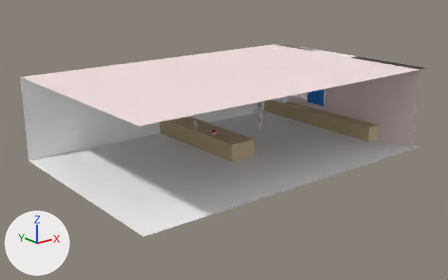
The FBX model CG17_Voyager/Assets/Graphics/Motion/cut/c_044/c_044.fbx: old version first, new version second.
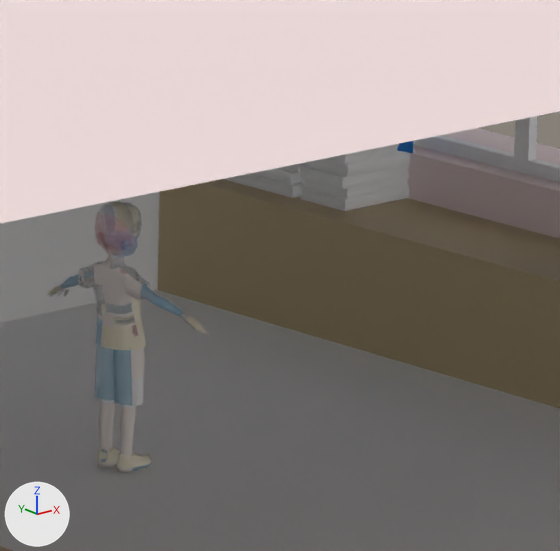
Old and new are each drawn whole from a 50 mm lens placed at (-12.39, -12.53, 5.65), pointed at (-2.13, 0.28, 0.52) and again close up on the part from 55% to 68% of the width and 29% to 49% of the height. Every picture has the same lights, and +X, +Y and +Z are marked at lower left. Where no turn or scale is listed for an object, it has been applied to the vertices.

The scene before the commit, as lines of its bpy script (objects in view):
```python
me_mesh = bpy.data.meshes.new('Mesh')
me_mesh.from_pydata(...)  # 2364 vertices, 2385 faces; spans x -0.057..0.144, y -0.321..0.339, z -0.002..0.886
# faces by material slot: [2369, 8, 8]
me_mesh.materials.append(mat_kanata_mat)
me_mesh.materials.append(mat_kanataeye_l_mat)
me_mesh.materials.append(mat_kanataeye_r_mat)
me_mesh_001 = bpy.data.meshes.new('Mesh.001')
me_mesh_001.from_pydata(...)  # 1174 vertices, 1077 faces; spans x -6.61..2.77, y -2.74..3.53, z 0.06..2.41
me_mesh_001.materials.append(mat_bookcover_mat)  # its picture is missing
me_mesh_001.materials.append(mat_bookpages_mat)  # white #ffffff
me_mesh_001.materials.append(mat_curtain_mat)  # blue #1a85e4
me_mesh_001.materials.append(mat_box_mat)  # beige #d0bb94
me_mesh_001.materials.append(mat_window_frame_mat)  # white #ffffff
me_mesh_001.materials.append(mat_wall02_mat)  # white #ffeaea
me_mesh_001.materials.append(mat_wall01_mat)  # its picture is missing
me_mesh_001.materials.append(mat_floor_mat)  # its picture is missing
me_mesh_001.materials.append(mat_lambert1)  # its picture is missing
ob_kanata = bpy.data.objects.new('kanata', me_mesh)
ob_kanata.location = (0.259, 1.504, 0.125)
ob_lvg_mesh = bpy.data.objects.new('lvg_mesh', me_mesh_001)
ob_lvg_mesh.location = (0.0, 0.0, 0.0)
```
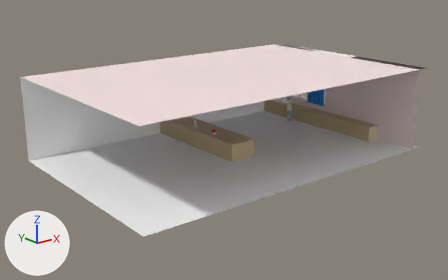
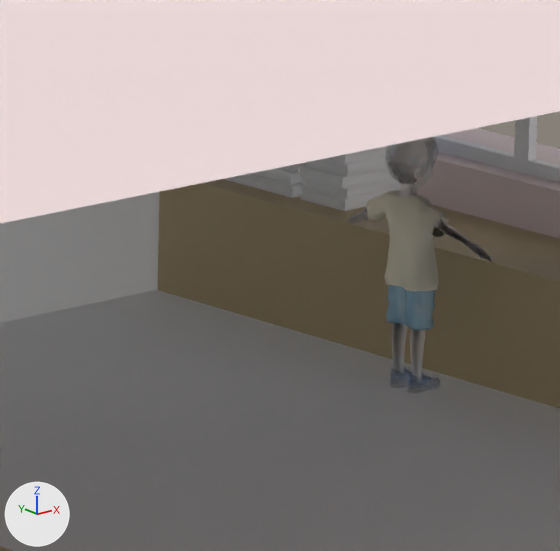
The change, as a diff of the scene's bpy script:
```diff
--- a/CG17_Voyager/Assets/Graphics/Motion/cut/c_044/c_044.fbx.py
+++ b/CG17_Voyager/Assets/Graphics/Motion/cut/c_044/c_044.fbx.py
@@ img_kanata_eye_png @@
+img_kanata_eye_png = load_image('kanata_eye.png', '../../../Characters/chrmd_kanata_01/Textures/kanata_eye.png', 2048, 2048, 'Non-Color')
@@ mat_kanata_eye @@
+mat_kanata_eye = bpy.data.materials.new('kanata_eye')
+# uses the picture img_kanata_eye_png
@@ me_mesh_004_1 @@
+me_mesh_004_1.from_pydata(...)  # 4449 vertices, 4892 faces; spans x -0.069..0.136, y -0.325..0.325, z -0.002..0.909
+# faces by material slot: [4860, 32]
+me_mesh_004_1.materials.append(mat_kanata_mat)
+me_mesh_004_1.materials.append(mat_kanata_eye)
@@ ob_kanata @@
-ob_kanata = bpy.data.objects.new('kanata', me_mesh)
-ob_kanata.location = (0.259, 1.504, 0.125)
@@ ob_kna_mesh @@
+ob_kna_mesh = bpy.data.objects.new('kna_mesh', me_mesh_004_1)
+ob_kna_mesh.location = (1.659, 1.62, 0.117)
```

Boxes (x1, y1, x2, y2) around the edits, measured in the close-ups (560 x 551 px):
'kna_mesh', added
    after: (348, 137, 492, 386)
'kanata', deleted
    before: (47, 200, 209, 473)
    faces in mat_kanata_mat: (47, 200, 209, 473)
